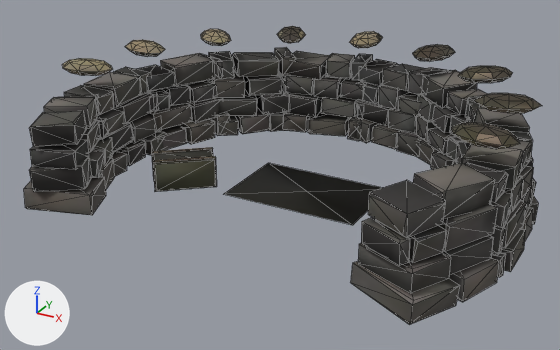
What one commit did to the glTF model public/models/sangar_lod1.glb.
Both versions are drawn from a 50 mm lens placed at (3.36, -6.1, 3.27), pointed at (-0.1, 0.19, 0.13). The axes (+X, +Y, +Z) are drawn at lower left. The lights are the same throughout. The picture after the commit comes second. Mesh edges are drawn as thin lines. Where no turn or scale is listed for an object, it has been applied to the vertices. Vertices at exactly the same position are counted once.

Objects in the first picture: 'walls'.
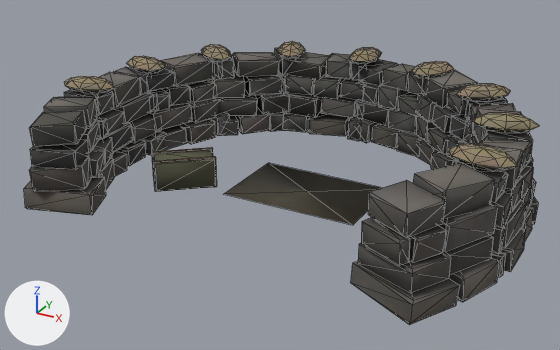
Where the newer file only moved an object's origin or applied its transform, the numbers keep the older frame.

Changed parts and their boxes (x1, y1, x2, y2) in the pictures (560 x 350 px; the box of a moved part takes in the faces that stretch with it):
'walls', reshaped
    before: (24, 26, 542, 325)
    after: (24, 41, 539, 325)
part 1 of me_walls, moved or reshaped
    before: (125, 40, 165, 57)
    after: (127, 56, 166, 73)
part 2 of me_walls, moved or reshaped
    before: (201, 29, 231, 46)
    after: (201, 44, 231, 62)
part 3 of me_walls, moved or reshaped
    before: (277, 26, 542, 149)
    after: (277, 41, 539, 171)
part 4 of me_walls, moved or reshaped
    before: (62, 58, 113, 76)
    after: (65, 76, 114, 93)
part 5 of me_walls, moved or reshaped
    both: (153, 156, 217, 192)
part 6 of me_walls, surface changed
    before: (29, 29, 542, 303)
    after: (29, 43, 538, 303)

What the commit changed:
me_walls is used by ob_walls; location (-0.011, 0.466, 0.588).
me_walls had 1675 vertices, 2830 faces and spanned x -2.39..2.39, y -1.97..1.97, z -0.61..0.61.
me_walls now has 1675 vertices, 2830 faces and spans x -2.39..2.39, y -1.97..1.97, z -0.61..0.42.
me_walls part 1: the loose piece of 26 vertices spanning x -2.25..-1.69, y -0.1..0.23, z 0.46..0.61 is moved by (0.0, 0.0, -0.19).
me_walls part 2: the loose piece of 26 vertices spanning x -1.79..-1.33, y 0.63..1.08, z 0.46..0.61 is moved by (0.0, 0.0, -0.19).
me_walls part 3: 156 of 1675 vertices moved; they spanned x -1.05..2.32, y -0.99..1.87, z 0.46..0.61 and now span x -1.05..2.32, y -0.99..1.87, z 0.27..0.42; mean shift (0.0, 0.0, -0.19); largest move (-0.98, 1.65, 0.53) -> (-0.77, 1.21, 0.4).
me_walls part 4: 26 of 1675 vertices moved; they spanned x -2.29..-1.72, y -0.99..-0.65, z 0.46..0.61 and now span x -2.29..-1.72, y -0.99..-0.65, z 0.27..0.42; mean shift (0.0, 0.0, -0.19); largest move (-1.85, -0.88, 0.59) -> (-2.23, -0.74, 0.35).
Part 5, on me_walls:
Vertex 1651 of me_walls moves from (-0.69, -0.55, -0.28) at pixel (215, 156) to (-1.16, -0.94, -0.28) at pixel (152, 160).
Vertex 1652 of me_walls moves from (-1.13, -0.97, -0.28) at pixel (152, 162) to (-0.69, -0.55, -0.6) at pixel (216, 185).
Vertex 1653 of me_walls moves from (-0.66, -0.58, -0.28) at pixel (215, 157) to (-1.16, -0.94, -0.6) at pixel (154, 190).
Vertex 1654 of me_walls moves from (-1.16, -0.94, -0.28) at pixel (152, 160) to (-0.69, -0.55, -0.28) at pixel (215, 156).
Vertex 1655 of me_walls moves from (-1.13, -0.97, -0.6) at pixel (154, 191) to (-1.13, -0.97, -0.28) at pixel (152, 162).
Vertex 1656 of me_walls moves from (-0.66, -0.58, -0.6) at pixel (216, 186) to (-0.66, -0.58, -0.28) at pixel (215, 157).
Vertex 1657 of me_walls moves from (-0.69, -0.55, -0.6) at pixel (216, 185) to (-0.66, -0.58, -0.6) at pixel (216, 186).
Vertex 1658 of me_walls moves from (-1.16, -0.94, -0.6) at pixel (154, 190) to (-1.13, -0.97, -0.6) at pixel (154, 191).
me_walls part 6: 1065 kept faces spanning x -2.39..2.39, y -1.97..1.94, z -0.61..0.42 get new texture (UV) coordinates.
